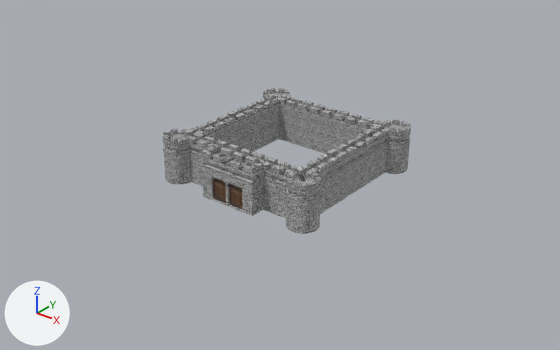
A saved change to the OBJ model ProyectoFinal/ProyectoFinal/Models/Fachada/castillo.obj.
Before and after are seen from a 50 mm camera at (280.0, -358.0, 218.0) aimed at (3.0, -12.0, 4.0). The lights are fixed; the arrows at lower left show +X, +Y and +Z. Where no turn or scale is listed for an object, it has been applied to the vertices.

The older version as bpy lines, for what is in view:
```python
me_castillo = bpy.data.meshes.new('castillo')
me_castillo.from_pydata(...)  # 4078 vertices, 7858 faces; spans x -58.5..58.6, y -58.8..58.3, z 0.0..30.0
# faces by material slot: [5544, 2, 2312]
me_castillo.materials.append(mat_castillo_lambert4sg)  # picture img_patron_castillo_jpg
me_castillo.materials.append(mat_castillo_phong1sg)  # picture img_puertas_jpg
me_castillo.materials.append(mat_castillo_lambert2sg)  # picture img_patron_castillo_jpg
ob_castillo = bpy.data.objects.new('castillo', me_castillo)
ob_castillo.location = (0.0, 0.0, 0.0)
```
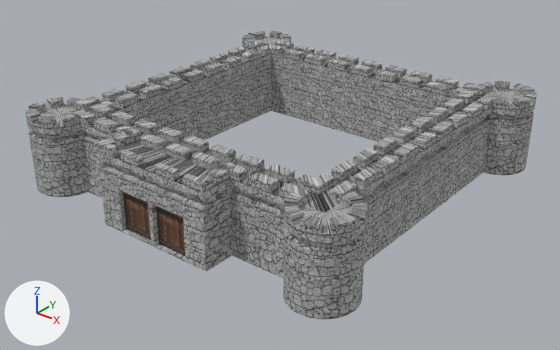
Where the change shows, as pixel boxes [x1, y1, x2, y2] in the pictures (560 x 350 px; the box of a moved part takes in the faces that stretch with it):
'castillo', reshaped (105% wider, 97% taller): before [162, 88, 411, 234]; after [25, 31, 537, 319]
part 1 of me_castillo, moved or reshaped: before [162, 129, 191, 184]; after [25, 97, 88, 197]
part 2 of me_castillo, moved or reshaped: before [384, 120, 411, 174]; after [478, 81, 537, 175]
part 3 of me_castillo, moved or reshaped: before [263, 88, 290, 99]; after [242, 31, 291, 48]
part 4 of me_castillo, moved or reshaped: before [286, 172, 321, 234]; after [283, 190, 367, 319]
part 5 of me_castillo, moved or reshaped: before [178, 95, 393, 218]; after [60, 41, 500, 278]

Edits to the bpy script that builds the scene:
```text
Change me_castillo:
    where me_castillo.from_pydata(...)  # 4078 vertices, 7858 faces; spans x -58.5..58.6, y -58.8..58.3, z 0.0..30.0
    used by ob_castillo; location = (0.0, 0.0, 0.0)
    me_castillo part 1: the loose piece of 291 vertices spanning x -58.5..-39.5, y -58.6..-39.5, z 0.0..30.0 is scaled about the mesh origin by (2.01, 2.01, 1.68)
    me_castillo part 2: the loose piece of 291 vertices spanning x 39.5..58.6, y 39.3..58.3, z 0.0..30.0 is scaled about the mesh origin by (2.01, 2.01, 1.68)
    me_castillo part 3: the loose piece of 291 vertices spanning x -58.5..-39.5, y 39.3..58.3, z 0.0..30.0 is scaled about the mesh origin by (2.01, 2.01, 1.68)
    me_castillo part 4: the loose piece of 291 vertices spanning x 39.5..58.6, y -58.6..-39.5, z 0.0..30.0 is scaled about the mesh origin by (2.01, 2.01, 1.68)
    me_castillo part 5: the loose piece of 2914 vertices spanning x -49.0..49.0, y -58.8..49.3, z 0.0..30.0 is scaled about the mesh origin by (2.01, 2.01, 1.68)
```
